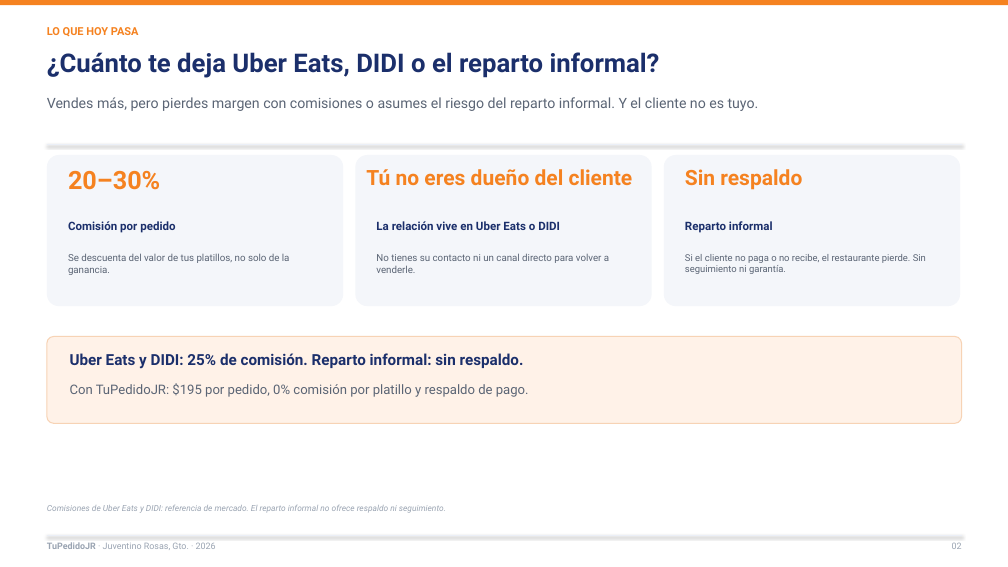
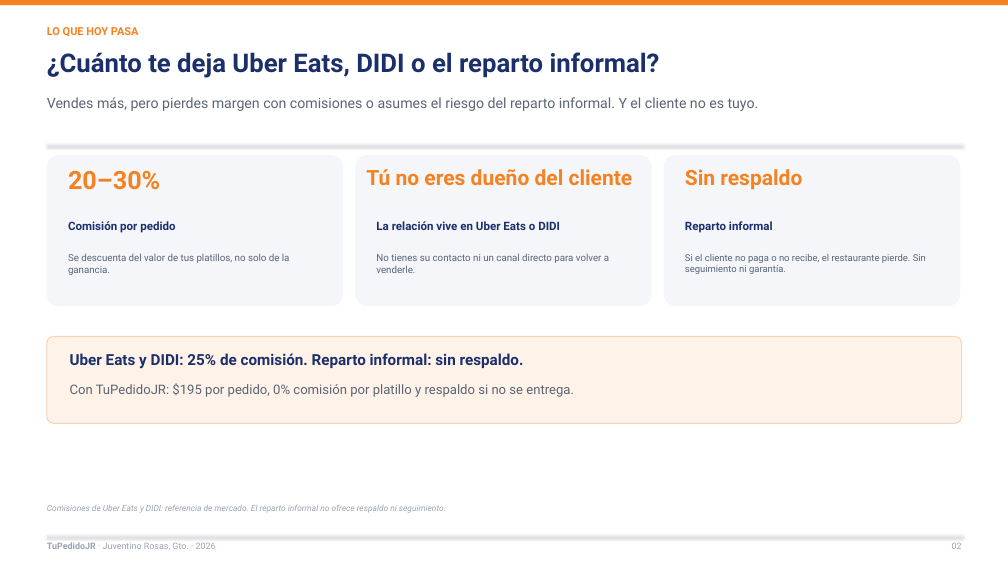
Before and after one commit to Lodoman-old/TuPedidoJR, a slide deck: slide 2 of docs/presentacion/TuPedidoJR_Restaurantes_2026.pptx. Drawn at 1008x567 pixels with LibreOffice and Linux fonts; fonts in the diff are those of the drawing. Boxes give left, top, right and bottom in pixels: in the first picture for what was removed or moved away, otherwise in the second. Text is boxed around its words. In the diff, an @@ line names an element or a change of style, - is before the commit and + after.

```diff
--- a/docs/presentacion/TuPedidoJR_Restaurantes_2026.pptx
+++ b/docs/presentacion/TuPedidoJR_Restaurantes_2026.pptx
@@ text at (70, 383, 574, 397): text changed @@
-Con TuPedidoJR: $195 por pedido, 0% comisión por platillo y respaldo de pago.
+Con TuPedidoJR: $195 por pedido, 0% comisión por platillo y respaldo si no se entrega.
```
Also in this commit, not shown: 2 other slides changed, 41 other files.
